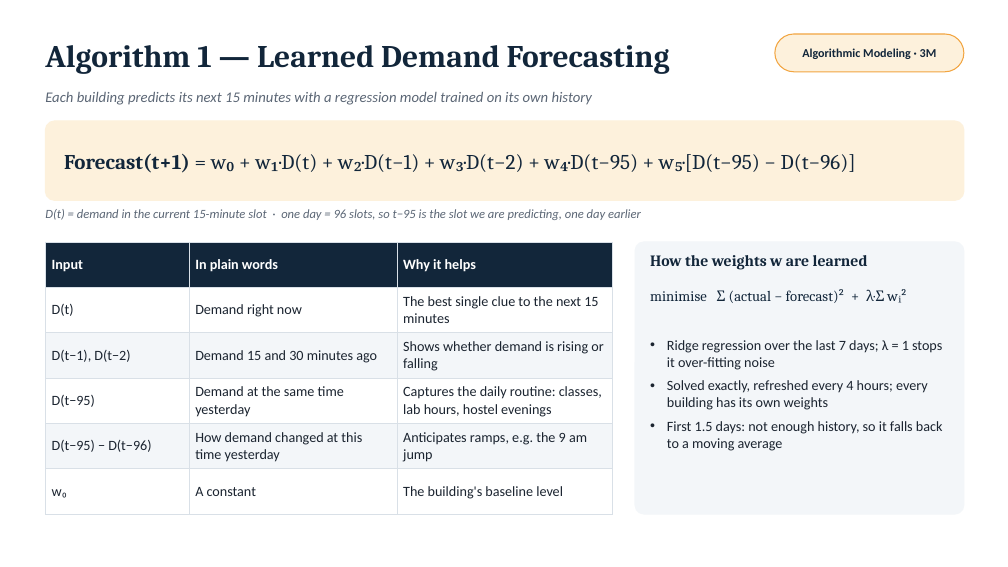
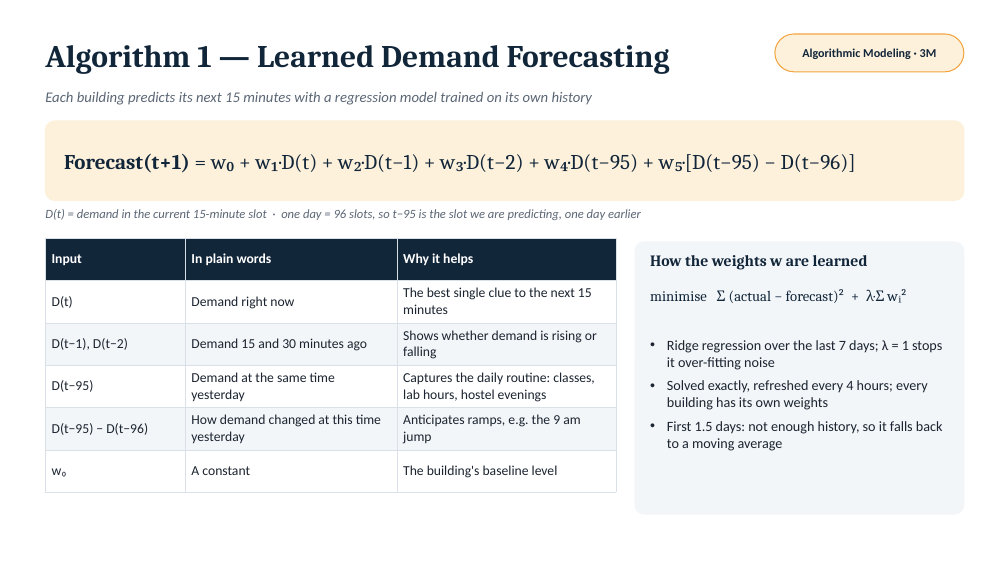
Before and after one commit to Shan713/GridWeave, a slide deck: slide 8 of presentations/GridWeave_Review1.pptx. Drawn at 1008x567 pixels with LibreOffice and Linux fonts; fonts in the diff are those of the drawing. Boxes give left, top, right and bottom in pixels: in the first picture for what was removed or moved away, otherwise in the second. Text is boxed around its words. In the diff, an @@ line names an element or a change of style, - is before the commit and + after.

```diff
--- a/presentations/GridWeave_Review1.pptx
+++ b/presentations/GridWeave_Review1.pptx
@@ table at (45, 238, 616, 482) @@
@@ size 13.5 to 13 pt @@
@@ table: place and size @@
-table at (45, 242, 613, 503)
+table at (45, 238, 616, 482)
```
Also in this commit, not shown: 2 other files.
